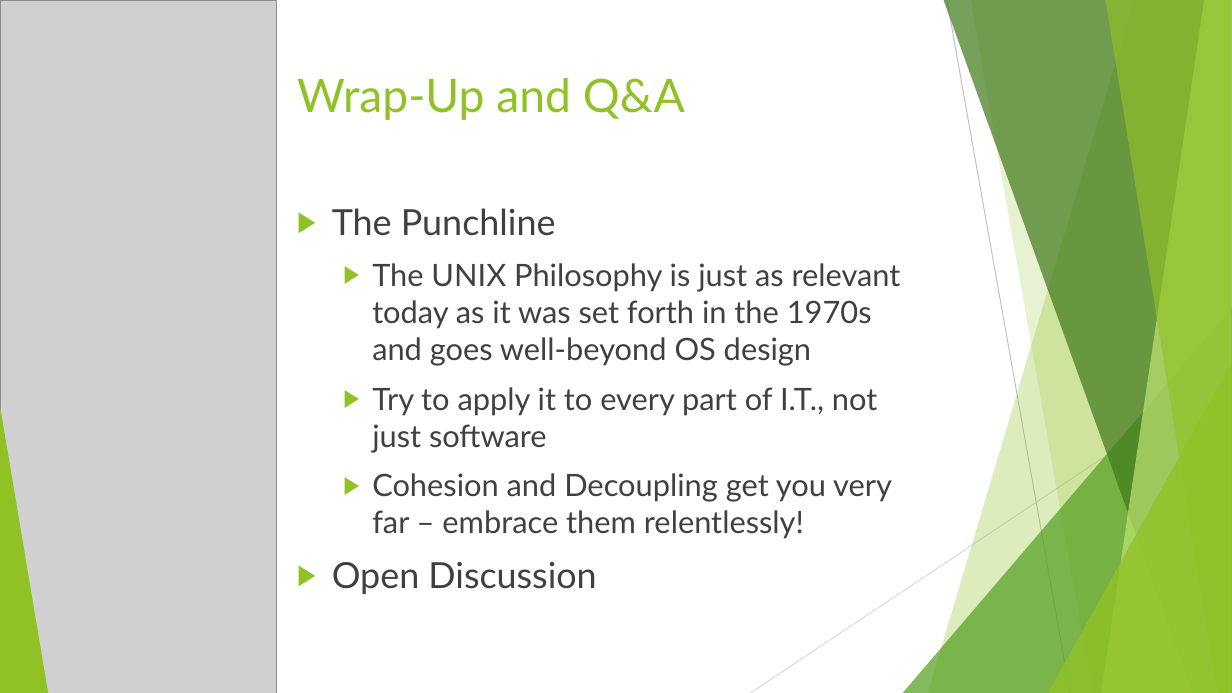
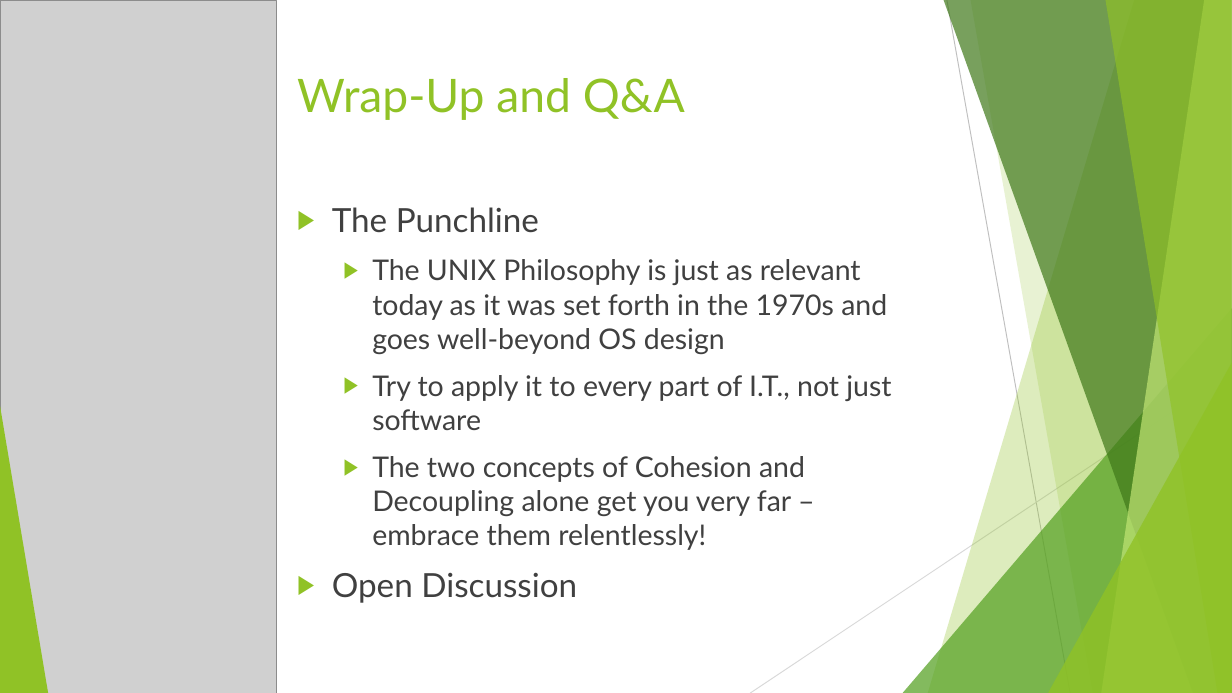
Before and after one commit to rudderfeet/the-unix-philosophy, a slide deck: slide 16 of The Unix Philosophy - Attributed - 2021-01-13.pptx. Drawn at 1232x693 pixels with LibreOffice and Linux fonts; fonts in the diff are those of the drawing; grey boxes stand for pictures. Boxes give left, top, right and bottom in pixels: in the first picture for what was removed or moved away, otherwise in the second. Text is boxed around its words. In the diff, an @@ line names an element or a change of style, - is before the commit and + after.

```diff
--- a/The Unix Philosophy - Attributed - 2021-01-13.pptx
+++ b/The Unix Philosophy - Attributed - 2021-01-13.pptx
@@ text at (x1=332, y1=207, x2=891, y2=603): size 28 to 25.9 pt in "The Punchline", "Open Discussion"; size 24 to 22.2 pt in "The UNIX Philosophy is just as relevant ...", "Try to apply it to every part ..." @@
@@ text at (x1=372, y1=456, x2=805, y2=550): text changed; size 24 to 22.2 pt @@
-  ▶ Cohesion and Decoupling get you very far – embrace them relentlessly!
+  ▶ The two concepts of Cohesion and Decoupling alone get you very far – embrace them relentlessly!
```
Also in this commit, not shown: 12 other slides changed.
